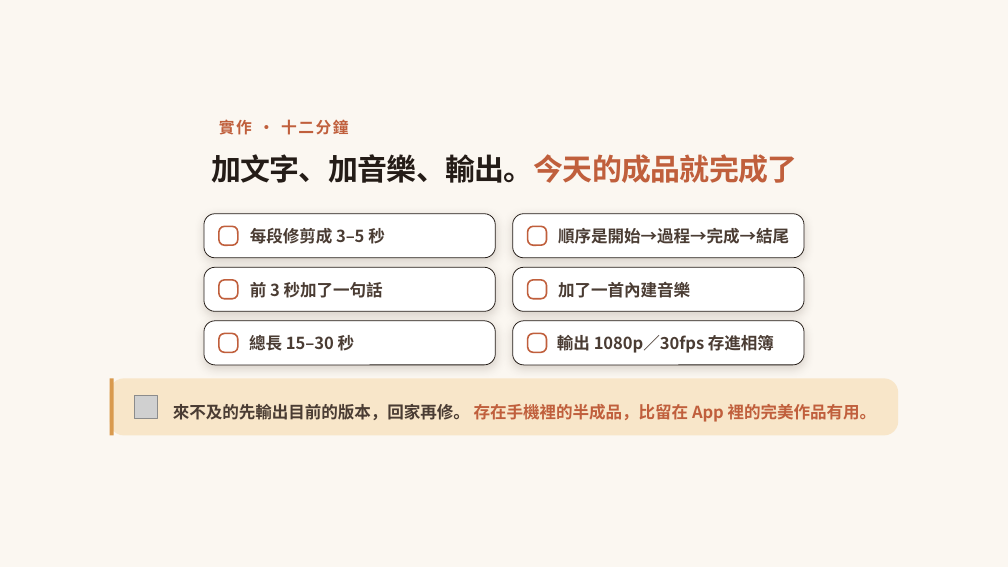
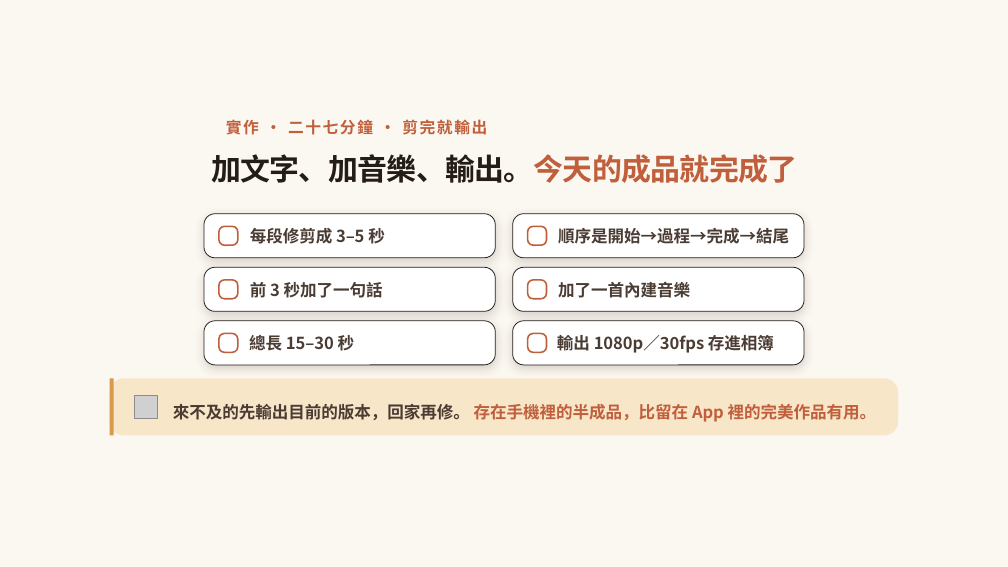
Before and after one commit to ja9705110/gogoeveryday, a slide deck: slide 59 of photo-course-2/手機拍攝商品與影像編修基礎2_商品短影音.pptx (slide 75 before the commit). Drawn at 1008x567 pixels with LibreOffice and Linux fonts; fonts in the diff are those of the drawing; grey boxes stand for pictures; background and template pictures are left out. Boxes give left, top, right and bottom in pixels: in the first picture for what was removed or moved away, otherwise in the second. Text is boxed around its words. In the diff, an @@ line names an element or a change of style, - is before the commit and + after.

```diff
--- a/photo-course-2/手機拍攝商品與影像編修基礎2_商品短影音.pptx
+++ b/photo-course-2/手機拍攝商品與影像編修基礎2_商品短影音.pptx
@@ text at bbox=[226, 117, 488, 138]: text changed @@
-實作 · 十二分鐘
+實作 · 二十七分鐘 · 剪完就輸出
```
Also in this commit, not shown: 13 other slides changed, 7 slides added, 11 slides removed, 8 other files.
